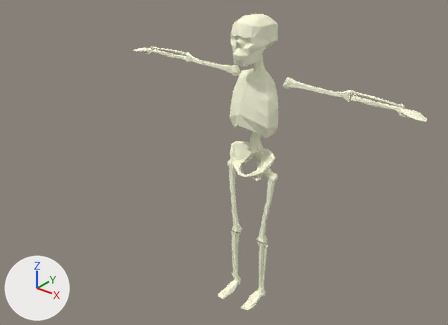
What one commit did to the Blender file Asset Playground/Assets/Models/skeleton.blend.
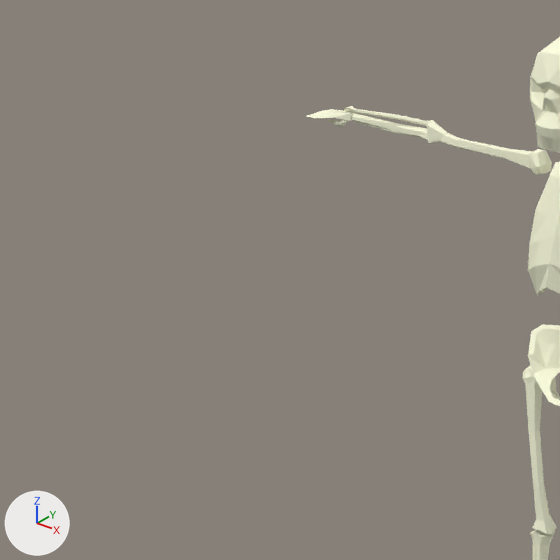
There are two pictures of each version: one whole from a 50 mm lens placed at (1.886, -2.569, 2.456), pointed at (0.001, -0.213, 0.994), one close up on the part from 0% to 54% of the width and 0% to 75% of the height. Arrows for +X, +Y and +Z are at lower left; the lights stay in place.

The older version as bpy lines, for what is in view:
```python
me_cube_001 = bpy.data.meshes.new('Cube.001')
me_cube_001.from_pydata(...)  # 480 vertices, 457 faces; spans x 0.0..0.96, y -0.14..0.2, z 0.0..1.75
me_cube_001.materials.append(mat_bone)  # white #feffe1
ob_skeleton = bpy.data.objects.new('Skeleton', me_cube_001)
ob_skeleton.location = (0.0, 0.0, 0.0)
_m = ob_skeleton.modifiers.new('Mirror', 'MIRROR')
_m.use_clip = True
```
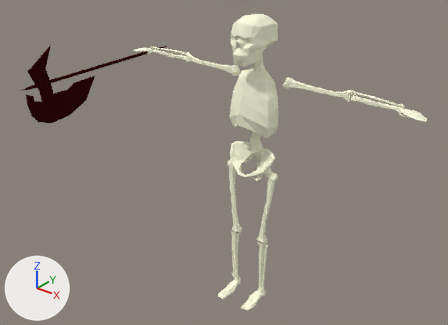
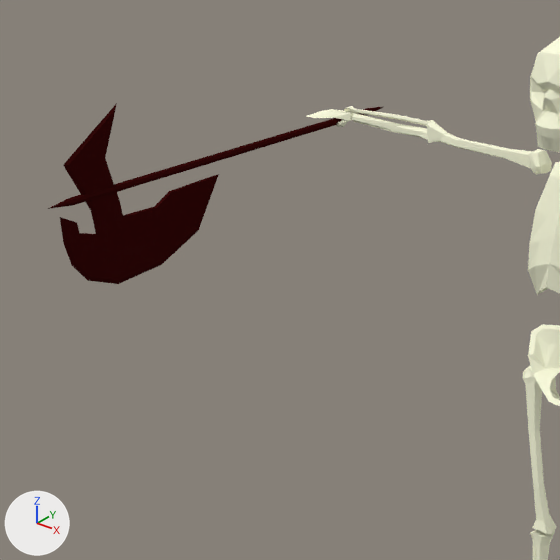
Boxes [x1, y1, x2, y2] around the edits, measured in the close-ups (560 x 560 px):
'Axe', added
    after: [48, 103, 383, 284]

Edits to the bpy script that builds the scene:
```text
Add mat_metal:
    mat_metal = diffuse_material('Metal')
    mat_metal.base_color = (0.0397, 0.00321, 0.00321)  # dark red #380b0b
Add me_cylinder:
    me_cylinder.from_pydata(...)  # 50 vertices, 51 faces; spans x 0.0..0.01, y -0.234..0.196, z -0.204..0.899
    me_cylinder.materials.append(mat_metal)  # dark red #380b0b
Add ob_axe:
    ob_axe = bpy.data.objects.new('Axe', me_cylinder)
    ob_axe.location = (-0.847, 0.06, 1.387)
    ob_axe.rotation_euler = (1.571, 0.0, 0.0)  # degrees (90, 0, 0)
    _m = ob_axe.modifiers.new('Mirror', 'MIRROR')
    _m.use_clip = True
```
